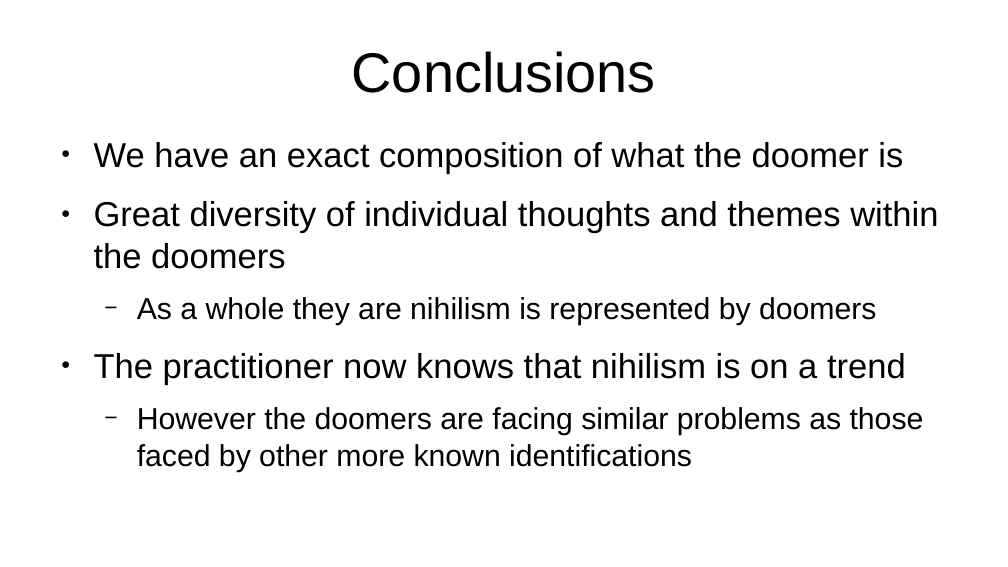
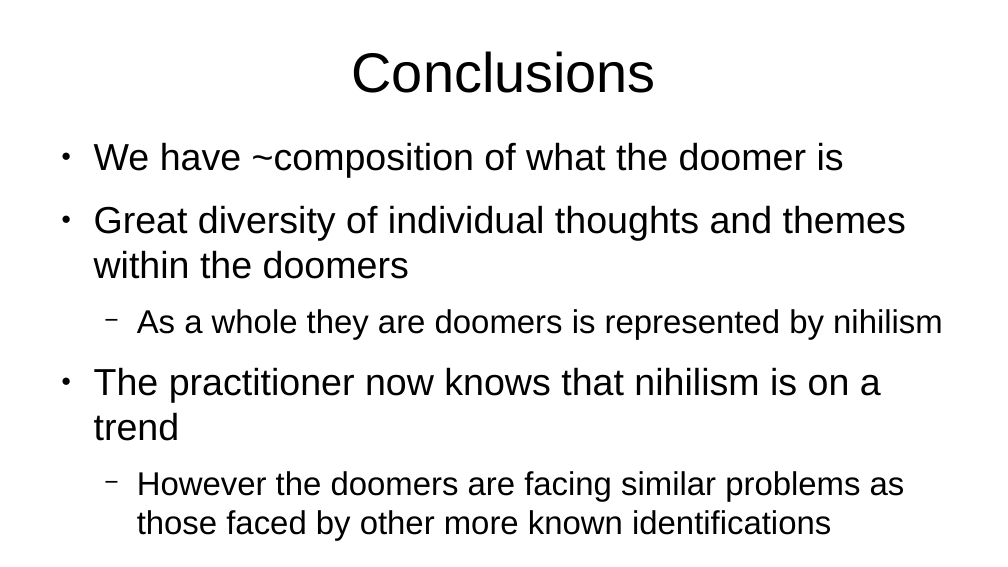
Before and after one commit to aliraeisdanaei/Doomer_Analysis, a slide deck: slide 15 of Presentations/Longer_Format.odp. Drawn at 1008x567 pixels with LibreOffice and Linux fonts; fonts in the diff are those of the drawing. Boxes give left, top, right and bottom in pixels: in the first picture for what was removed or moved away, otherwise in the second. Text is boxed around its words. In the diff, an @@ line names an element or a change of style, - is before the commit and + after.

```diff
--- a/Presentations/Longer_Format.odp
+++ b/Presentations/Longer_Format.odp
@@ text at [94, 142, 844, 177]: text changed; size 27.2 to 29.6 pt @@
-● We have an exact composition of what the doomer is
+● We have ~composition of what the doomer is
@@ text at [94, 205, 906, 541]: size 27.2 to 29.6 pt in "Great diversity of individual thoughts and themes ...", "The practitioner now knows that nihilism is ..."; size 23.8 to 25.9 pt in "However the doomers are facing similar problems ..." @@
@@ text at [137, 309, 943, 339]: text changed; size 23.8 to 25.9 pt @@
-  − As a whole they are nihilism is represented by doomers
+  − As a whole they are doomers is represented by nihilism
```
Also in this commit, not shown: 1 other slide changed, 1 other file.
